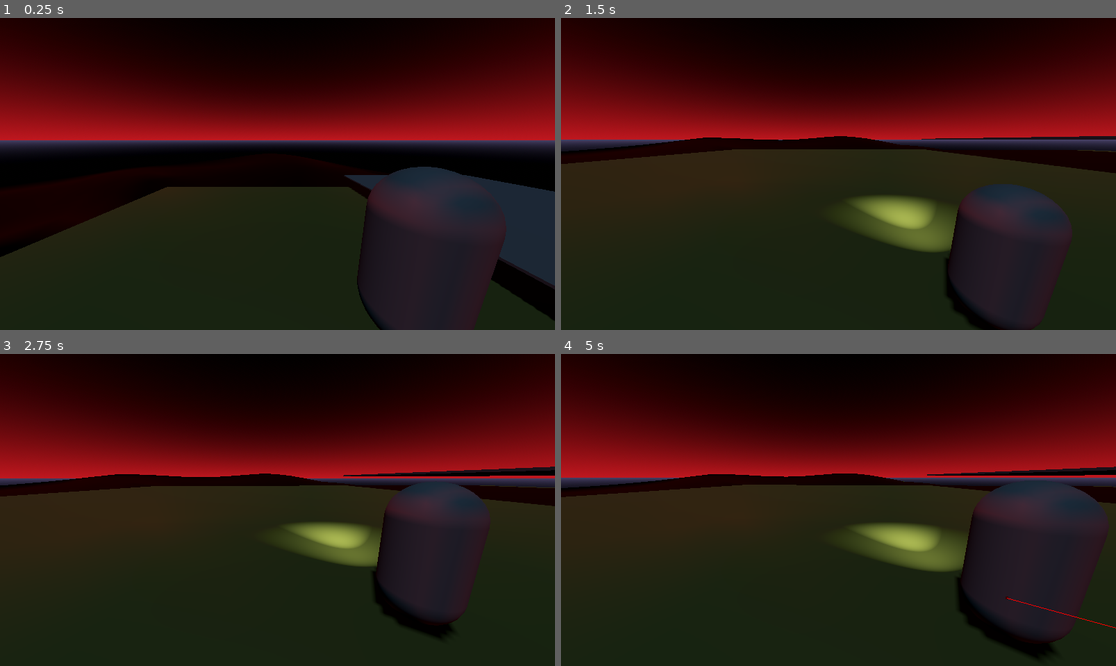
Above: before the commit, frames 1-4 (two rows, left to right).
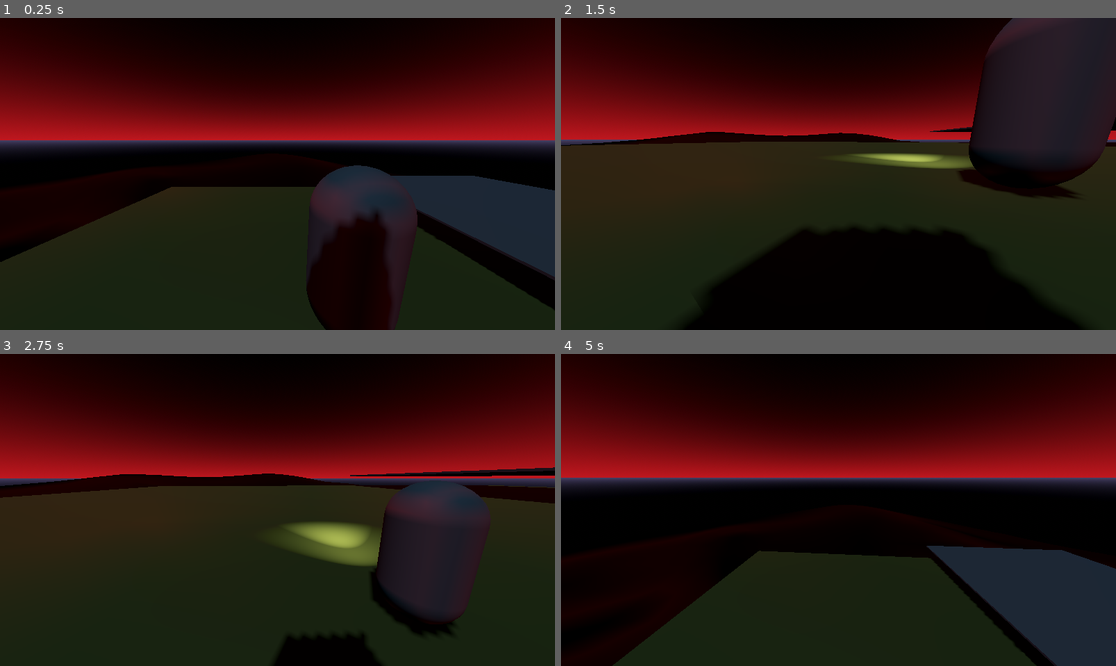
Above: after the commit, the same moments.

Repository: MrBalls426/spoopy
Game: Godot game, scene res://levels/test.tscn
Two runs of this game, one before a commit and one after it. Both use one fixed random seed, a clock stepped at 60 frames per second and the inputs below.
Inputs (mouse positions are in pixels of both pictures, inside the frame that each line leads up to):
- Up to frame 1 (0.25 s): no input
- Up to frame 2 (1.5 s): move the mouse to (866, 174) at 0.52 s; hold C (Drone_return) 0.53-1.28 s; hold Space (fly_up) from 0.53 s (still down); move the mouse to (810, 174) at 1.27 s; tap V (FreeCam) at 1.35 s
- Up to frame 3 (2.75 s): keep holding Space (fly_up); move the mouse to (288, 503) at 2.02 s; hold C (Drone_return) from 2.03 s (still down)
- Up to frame 4 (5 s): keep holding Space (fly_up); move the mouse to (832, 516) at 2.77 s; release C (Drone_return) at 2.78 s; tap V (FreeCam) at 2.85, 4.35 s; move the mouse to (877, 513) at 3.52 s; hold C (Drone_return) 3.53-4.28 s; move the mouse to (794, 506) at 4.27 s

The runs differ from the first frame. In frame 1, 7.8% of the frame differs, in the area x 0-100%, y 47-100%; in frame 2, 36%, in the area x 0-100%, y 0-100%; in frame 3, 1.9%; in frame 4, 35%.

Commit message:
asda

Diff:
--- a/Characters/Character.tscn
+++ b/Characters/Character.tscn
@@ -1,7 +1,11 @@
-[gd_scene load_steps=5 format=3 uid="uid://7ofka1mj2b16"]
+[gd_scene load_steps=7 format=3 uid="uid://7ofka1mj2b16"]
 
 [ext_resource type="Script" path="res://Characters/character.gd" id="1_uij3v"]
-[ext_resource type="Script" path="res://Characters/CameraPivot.gd" id="2_qnm0y"]
+[ext_resource type="Script" path="res://Characters/Drone.gd" id="2_qnm0y"]
+
+[sub_resource type="BoxShape3D" id="BoxShape3D_cesb3"]
+
+[sub_resource type="BoxMesh" id="BoxMesh_1twuw"]
 
 [sub_resource type="CapsuleMesh" id="CapsuleMesh_mvm66"]
 
@@ -10,19 +14,20 @@
 [node name="Character" type="Node3D"]
 transform = Transform3D(1, 0, 0, 0, 1, 0, 0, 0, 1, 0, 1, 0)
 
-[node name="CameraPivot" type="CharacterBody3D" parent="." node_paths=PackedStringArray("camera")]
+[node name="Drone" type="CharacterBody3D" parent="." node_paths=PackedStringArray("camera")]
 script = ExtResource("2_qnm0y")
 camera = NodePath("Camera3D")
 Drone_position = Vector3(2, 1, -2)
 
-[node name="MeshInstance3D" type="MeshInstance3D" parent="CameraPivot"]
+[node name="CollisionShape3D" type="CollisionShape3D" parent="Drone"]
+shape = SubResource("BoxShape3D_cesb3")
 
-[node name="Camera3D" type="Camera3D" parent="CameraPivot"]
+[node name="MeshInstance3D" type="MeshInstance3D" parent="Drone"]
+mesh = SubResource("BoxMesh_1twuw")
+
+[node name="Camera3D" type="Camera3D" parent="Drone"]
 transform = Transform3D(-1, 1.84478e-08, -8.54542e-08, 0, 0.977482, 0.211018, 8.74228e-08, 0.211018, -0.977482, 0, 0, 0)
 fov = 90.0
-
-[node name="RemoteTransform3D" type="RemoteTransform3D" parent="CameraPivot/Camera3D"]
-remote_path = NodePath("..")
 
 [node name="CharacterBody3D" type="CharacterBody3D" parent="." groups=["Player"]]
 script = ExtResource("1_uij3v")
--- a/Characters/CameraPivot.gd
+++ b/Characters/Drone.gd
@@ -5,24 +5,33 @@
 @export var camera_speed := 5.0
 @export var horizontalSensitivity : float = 0.002
 @export var verticalSensitivity : float = 0.002
-@export var minPitchDeg : float = -45
-@export var maxPitchDeg : float = 45
+@export var fall_speed: float = 2.3
 
 @onready var character_body_3d: CharacterBody3D = $"../CharacterBody3D"
-@onready var camera_pivot: Node3D = $"."
 
 var mouse_motion := Vector2.ZERO
 var FreeCamToggle: bool
 var fly: float
+var gravity: float = ProjectSettings.get_setting("physics/3d/default_gravity")
 
 func _ready() -> void:
 	Input.mouse_mode = Input.MOUSE_MODE_CAPTURED
 func _physics_process(delta: float) -> void:
 	handle_camera_rotation()
+
+	if Input.is_action_pressed("fly_up"):
+		velocity.y += gravity * delta * 2
+
 	if not FreeCamToggle:
 		handle_camera_position(delta)
 	else:
 		handle_free_cam()
+
+	if not is_on_floor():
+		if velocity.y >= 0:
+			velocity.y -= gravity * delta
+		else:
+			velocity.y -= gravity * delta * fall_speed
 
 func handle_camera_position(penis: float) -> void:
 	global_position = lerp(global_position, character_body_3d.global_position + (Drone_position).rotated(Vector3.UP, rotation.y), penis * camera_speed)
@@ -32,8 +41,6 @@
 
 		var drone_direction := Input.get_vector("fly_forward", "fly_back", "fly_left", "fly_right")
 		var flight_path := (transform.basis * Vector3(-drone_direction.y, 0, -drone_direction.x)).normalized()
-
-
 
 		if flight_path:
 			velocity.x = flight_path.x * speed
